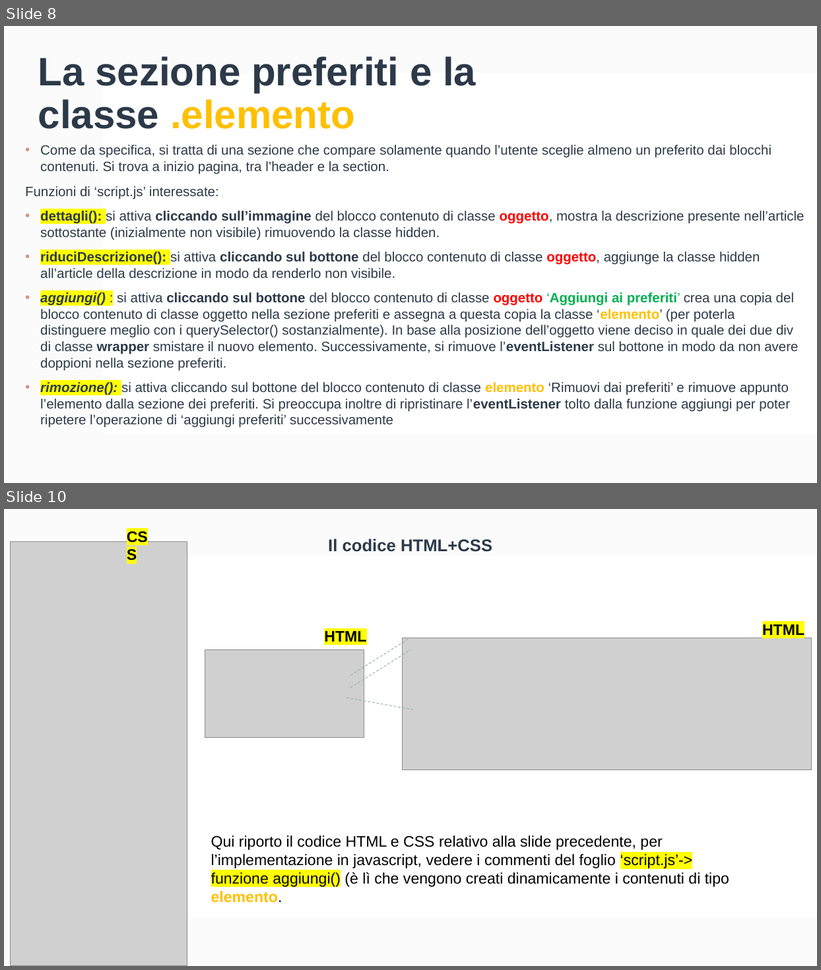
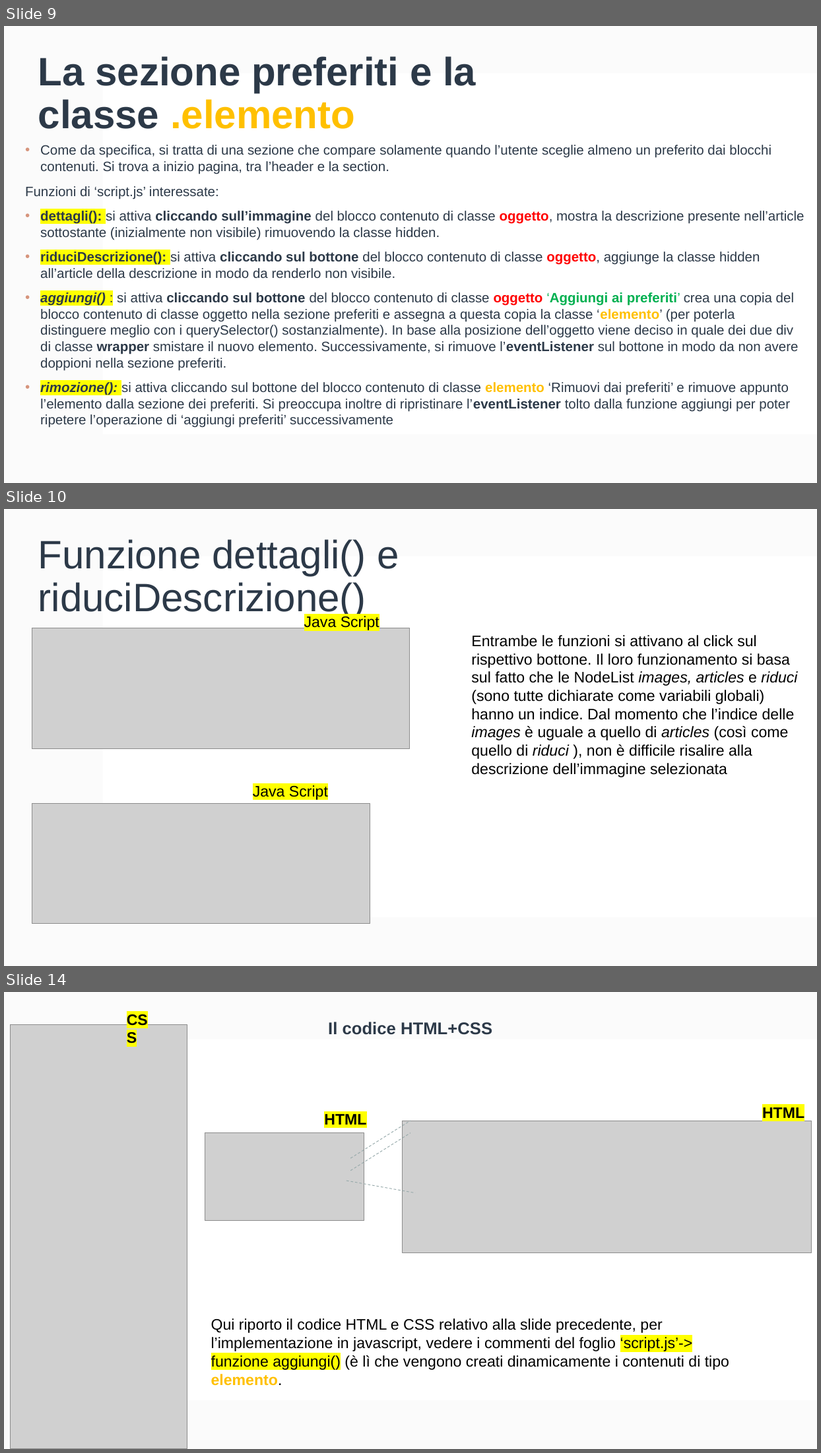
Before and after one commit to FrancescoCt/mhw2, a slide deck: mhw2.pptx. Shown one above the other, each under a label of ours: slides 8 and 10 before the commit, slides 9, 10 and 14 after it; the slides between them are not shown. The pictures are 821x970 and 821x1453 pixels, drawn with LibreOffice and Linux fonts; fonts in the diff are those of the drawing; grey boxes stand for pictures. Boxes give left, top, right and bottom in pixels: in the first picture for what was removed or moved away, otherwise in the second. Text is boxed around its words. In the diff, an @@ line names an element or a change of style, - is before the commit and + after.

```diff
--- a/mhw2.pptx
+++ b/mhw2.pptx
@@ slide 10 added at [4, 509, 817, 966], background #FFFFFF; not listed: 2 template elements that a slide beside it also shows @@
@@ title added at [38, 539, 399, 619], 46.8 pt, text #2C3948 @@
+Funzione dettagli() e riduciDescrizione()
@@ text added at [304, 616, 380, 630], 18 pt, text #000000 @@
+Java Script
@@ picture added at [32, 628, 410, 749] @@
@@ text added at [471, 635, 797, 778], 18 pt, text #000000 @@
+Entrambe le funzioni si attivano al click sul rispettivo bottone. Il loro funzionamento si basa sul fatto che le NodeList images, articles e riduci (sono tutte dichiarate come variabili globali) hanno un indice. Dal momento che l’indice delle images è uguale a quello di articles (così come quello di riduci ), non è difficile risalire alla descrizione dell’immagine selezionata
@@ text added at [253, 786, 328, 801], 18 pt, text #000000 @@
+Java Script
@@ picture added at [32, 803, 370, 923] @@
@@ what was slide 8 is now slide 9 @@
@@ what was slide 10 is now slide 14 @@
```
Also in this commit, not shown: 5 other slides added.
